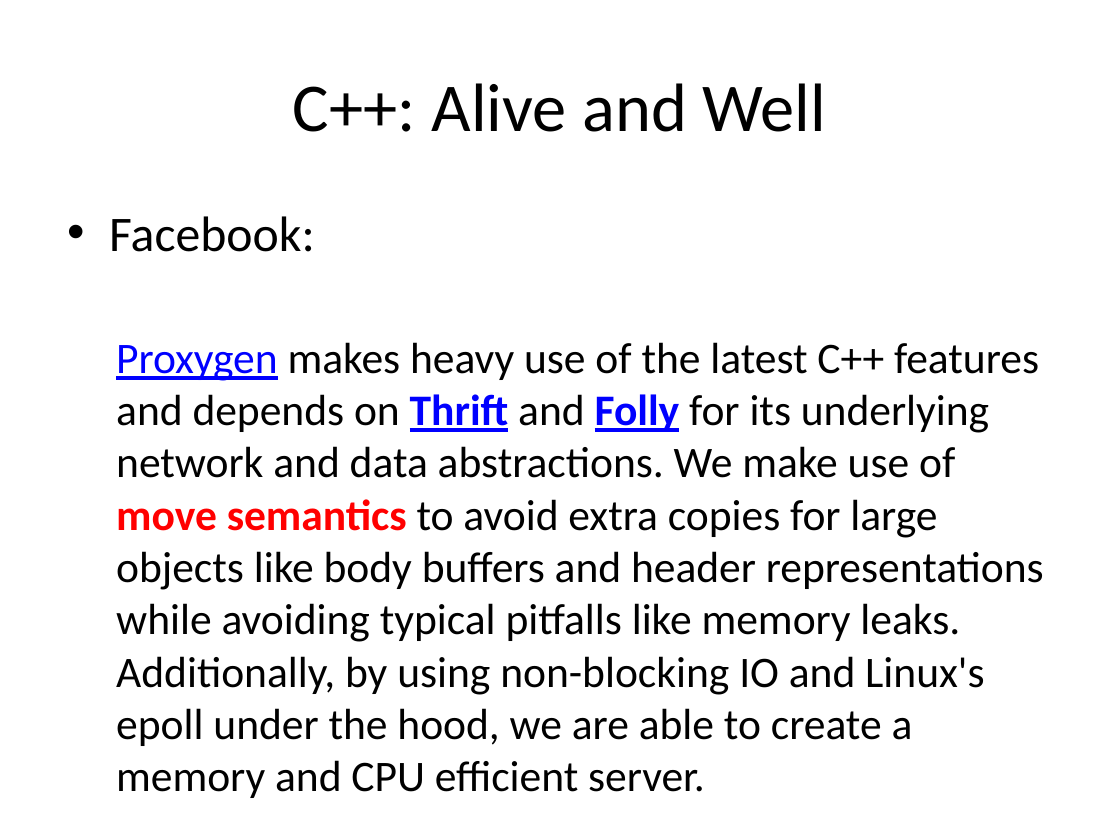
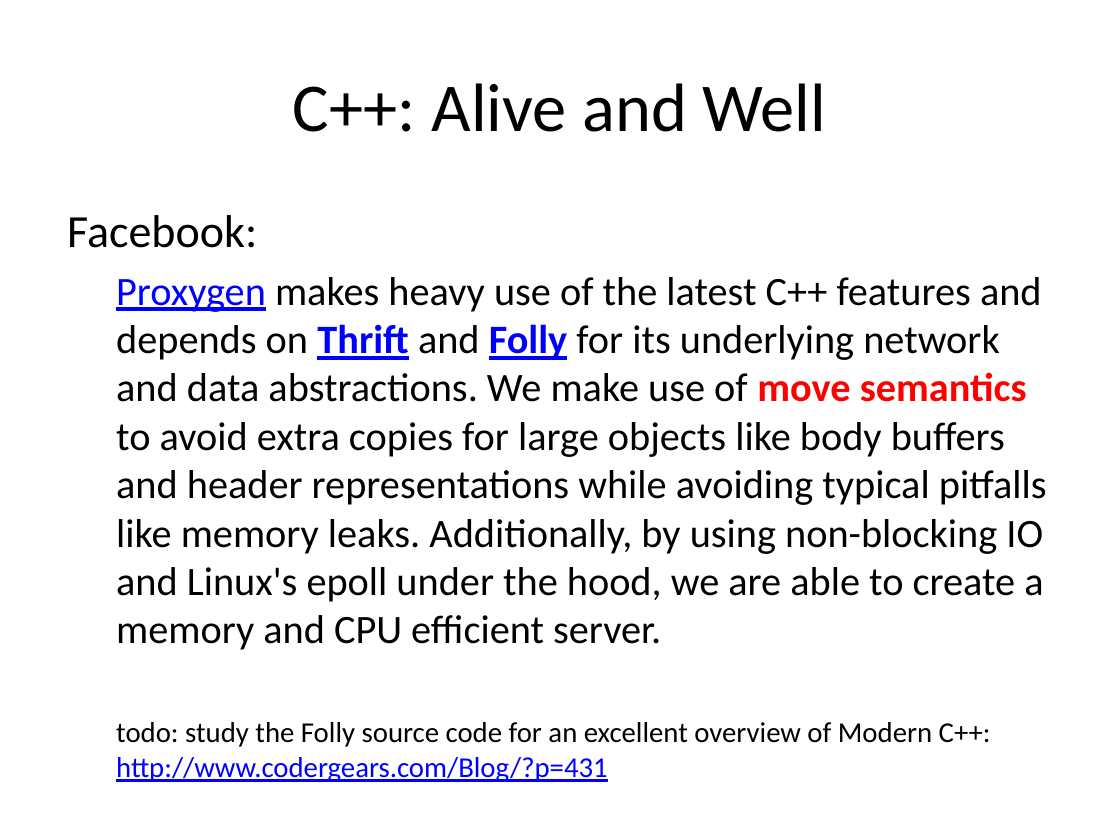
Before and after one commit to fellmad/FunWithCpp11, a slide deck: slide 21 of doc/Fun_with_C++11.pptx. Drawn at 1120x840 pixels with LibreOffice and Linux fonts; fonts in the diff are those of the drawing. Boxes give left, top, right and bottom in pixels: in the first picture for what was removed or moved away, otherwise in the second. Text is boxed around its words. In the diff, an @@ line names an element or a change of style, - is before the commit and + after.

Commit message:
pptx

```diff
--- a/doc/Fun_with_C++11.pptx
+++ b/doc/Fun_with_C++11.pptx
@@ text at (x1=67, y1=215, x2=1047, y2=650): size 32 to 29.6 pt in "Facebook:"; size 28 to 25.9 pt in "Proxygen makes heavy use of the latest ..."; bullet • to none @@
@@ text at (x1=116, y1=722, x2=991, y2=782): paragraph added @@
+  todo: study the Folly source code for an excellent overview of Modern C++: http://www.codergears.com/Blog/?p=431
```
Also in this commit, not shown: 1 other file.
